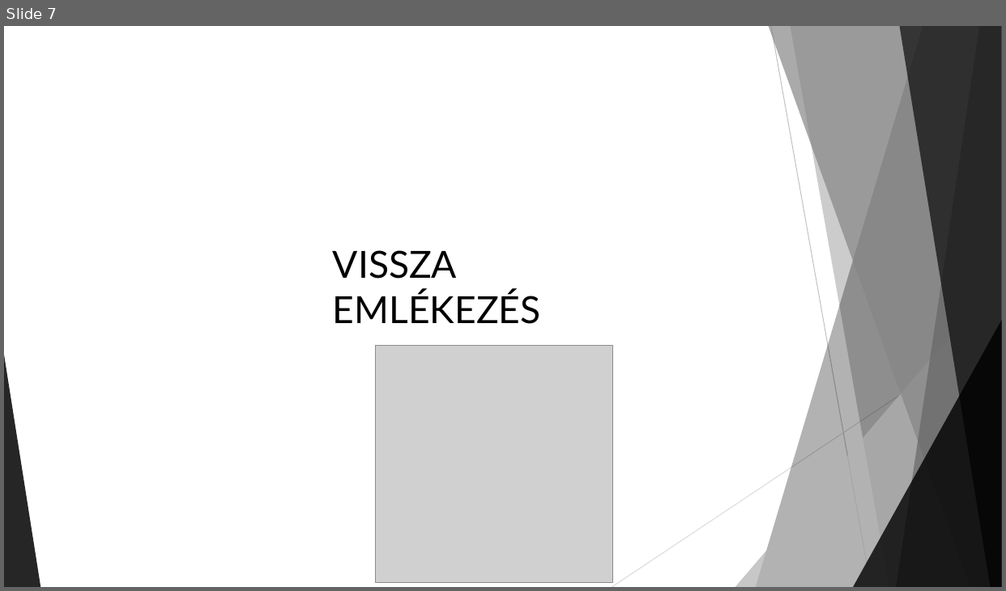
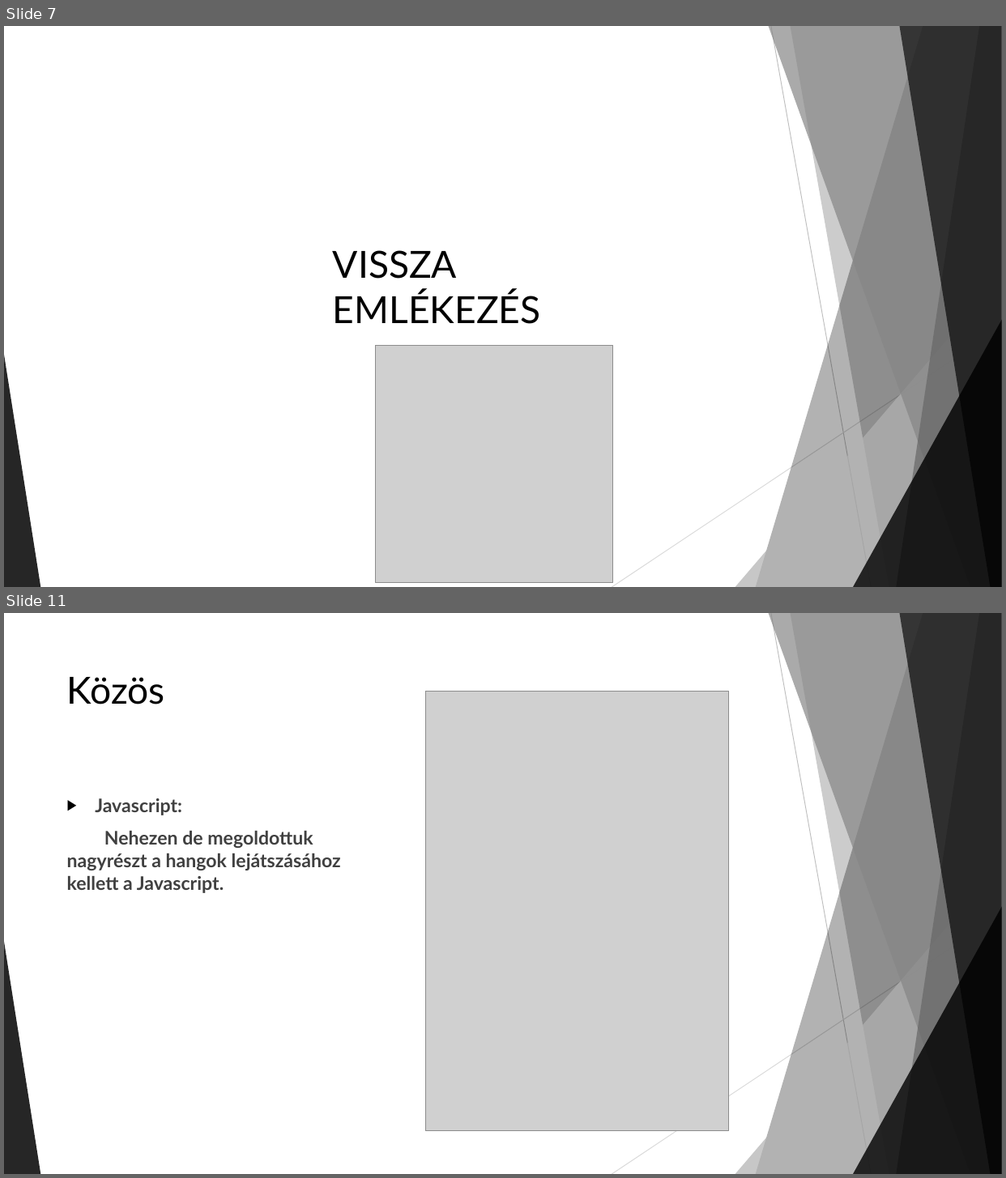
Before and after one commit to MrTakasu/Zongora, a slide deck: A Zongora.pptx. Shown one above the other, each under a label of ours: slide 7 before the commit, slides 7 and 11 after it; the slides between them are not shown. The pictures are 1006x591 and 1006x1178 pixels, drawn with LibreOffice and Linux fonts; fonts in the diff are those of the drawing; grey boxes stand for pictures. Boxes give left, top, right and bottom in pixels: in the first picture for what was removed or moved away, otherwise in the second. Text is boxed around its words. In the diff, an @@ line names an element or a change of style, - is before the commit and + after.

```diff
--- a/A Zongora.pptx
+++ b/A Zongora.pptx
@@ slide 11 added at [4,613,1002,1174], background #FFFFFF; not listed: 10 template elements that a slide beside it also shows @@
@@ title added at [67,677,165,705], 36 pt, text #000000 @@
+Közös
@@ picture added at [425,691,729,1131] @@
@@ text added at [67,798,341,893], 18 pt, text #404040, bold @@
+▶ Javascript:
+Nehezen de megoldottuk nagyrészt a hangok lejátszásához kellett a Javascript.
```
Also in this commit, not shown: 5 slides changed, 3 other slides added, 1 slide removed.
